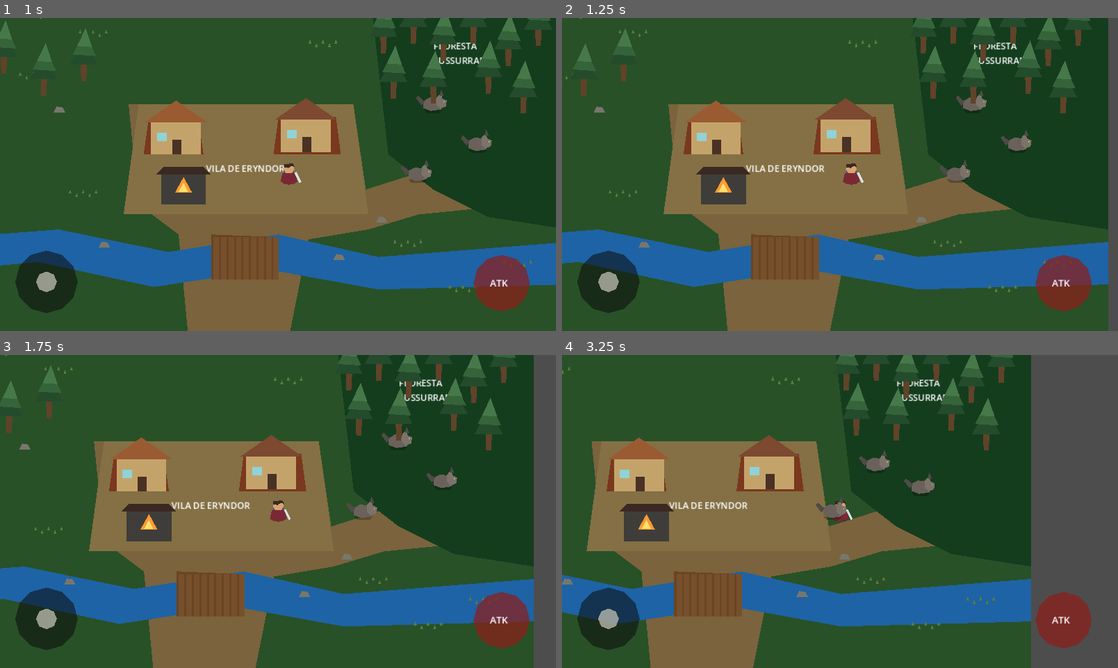
Above: before the commit, frames 1-4 (two rows, left to right).
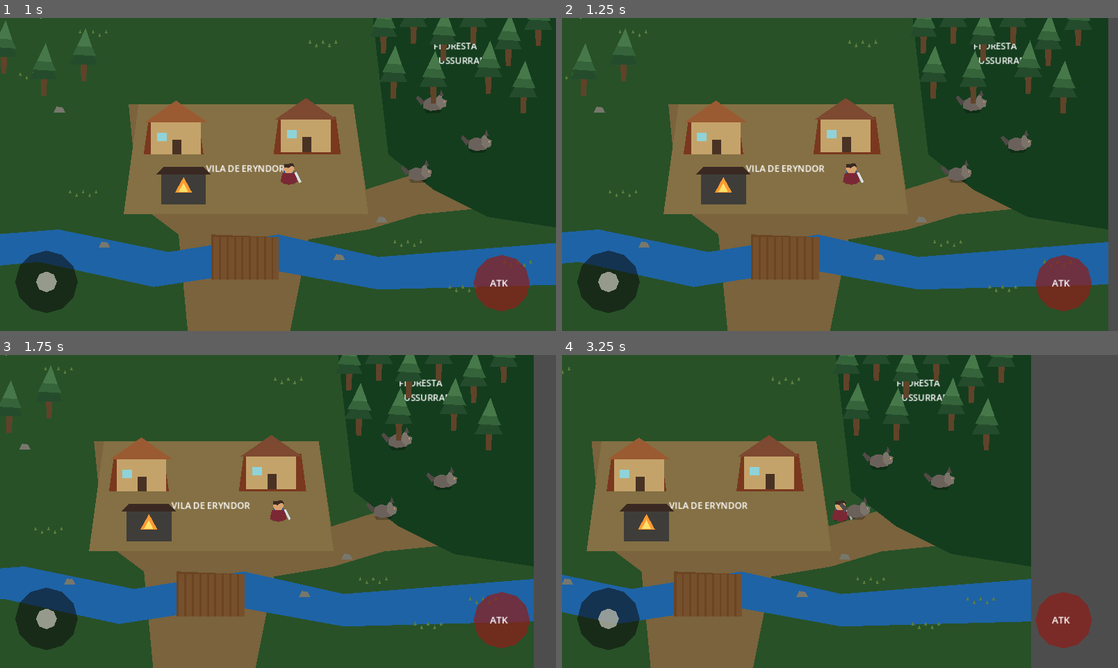
Above: after the commit, the same moments.

Repository: Surgaj/Aervalon
Game: Godot game, scene res://scenes/world/eryndor.tscn
Two runs of this game, one before a commit and one after it. Both use one fixed random seed, a clock stepped at 60 frames per second and the inputs below.
Inputs (mouse positions are in pixels of both pictures, inside the frame that each line leads up to):
- Up to frame 1 (1 s): tap Enter at 0.5 s; move the mouse to (400, 158) at 0.52 s; hold D (move_right) from 0.53 s (still down); tap Space (attack) at 0.6 s; click (400, 158) at 0.67 s
- Up to frame 2 (1.25 s): keep holding D (move_right)
- Up to frame 3 (1.75 s): release D (move_right) at 1.25 s; drag from (166, 527) to (289, 511) at 1.27 s
- Up to frame 4 (3.25 s): move the mouse to (895, 442) at 2.02 s; hold D (move_right) 2.03-2.75 s; tap Space (attack) at 2.1 s; drag from (812, 574) to (673, 464) at 2.77 s

Frame 1 is identical in both runs. In frame 2, less than 0.1% of the frame differs, in the area x 67-74%, y 45-53%; in frame 3, 0.4%; in frame 4, 0.9%, in the area x 45-71%, y 29-53%.
Error in both runs: Invalid access to property or key 'position' on a base object of type 'null instance'. (res://scripts/player.gd:21)

Commit message:
feat: animate combat and mobile interactions

Diff:
--- a/scripts/enemy.gd
+++ b/scripts/enemy.gd
@@ -1,26 +1,27 @@
 extends CharacterBody2D
-
-@export var speed := 75.0
-@export var health := 75
-@export var aggro_range := 220.0
-var player: Node2D
-
-func _ready():
-	player = get_tree().get_first_node_in_group("player")
-
-func _physics_process(_delta):
-	if not is_instance_valid(player): return
-	var d = global_position.distance_to(player.global_position)
-	if d < aggro_range and d > 32.0:
-		velocity = global_position.direction_to(player.global_position) * speed
+signal died
+@export var speed:=70.0
+@export var health:=75
+@export var aggro_range:=210.0
+var player:Node2D
+var attack_cd:=0.0
+var t:=0.0
+func _ready(): player=get_tree().get_first_node_in_group("player")
+func _physics_process(delta):
+	if not is_instance_valid(player):return
+	attack_cd=maxf(0,attack_cd-delta);t+=delta*9
+	var d=global_position.distance_to(player.global_position)
+	if d<aggro_range and d>34:
+		velocity=global_position.direction_to(player.global_position)*speed
 		move_and_slide()
-	else:
-		velocity = Vector2.ZERO
-
+		$Visual.position.y=sin(t)*1.5
+		$Visual.scale.x=1 if velocity.x>=0 else -1
+	elif d<=38 and attack_cd<=0:
+		velocity=Vector2.ZERO;attack_cd=1.1
+		if player.has_method("take_damage"):player.take_damage(12)
+	else: velocity=Vector2.ZERO
 func take_damage(amount:int):
-	health -= amount
-	var tween = create_tween()
-	tween.tween_property($Body, "modulate", Color(1,0.45,0.45), 0.06)
-	tween.tween_property($Body, "modulate", Color.WHITE, 0.12)
-	if health <= 0:
-		queue_free()
+	health-=amount
+	var tw=create_tween();tw.tween_property($Visual,"modulate",Color(1,0.35,0.35),0.06);tw.tween_property($Visual,"modulate",Color.WHITE,0.12)
+	if health<=0:
+		died.emit();queue_free()
